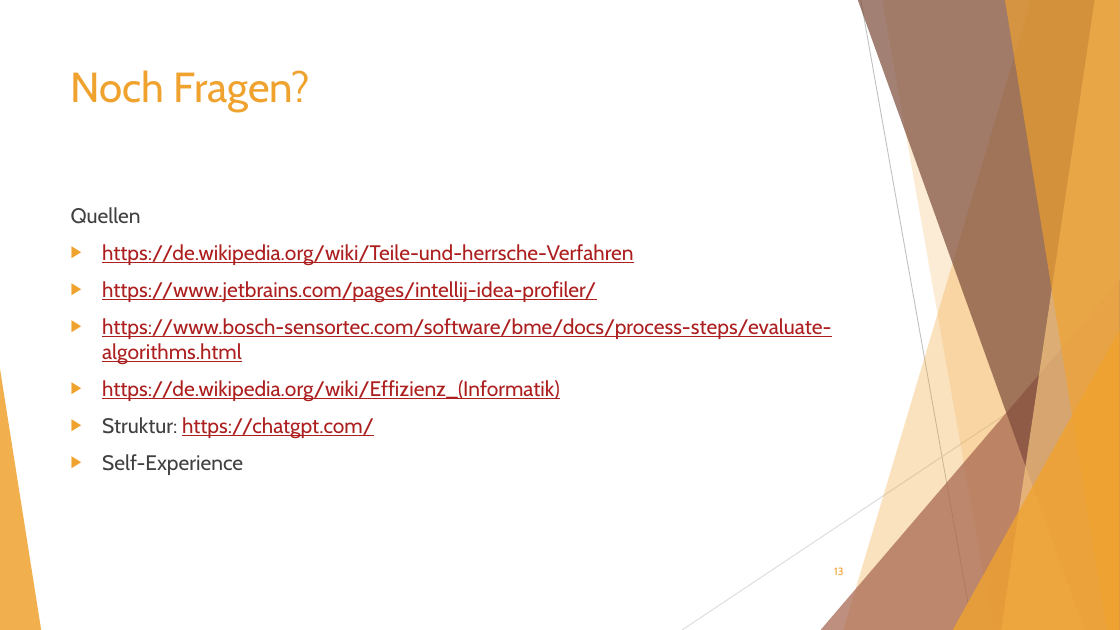
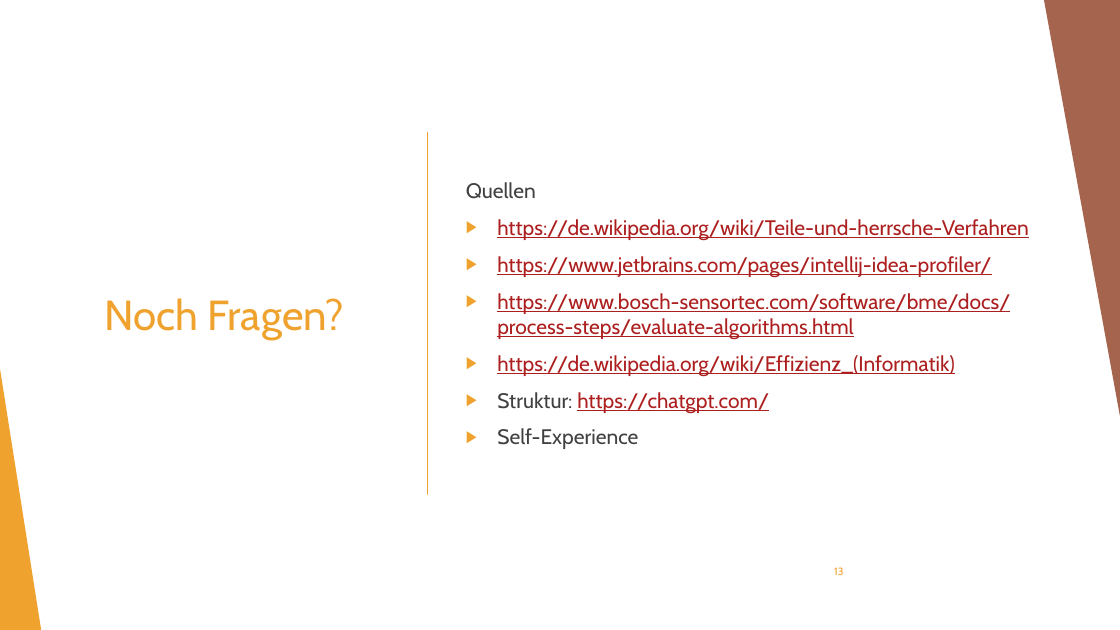
Before and after one commit to teremunart/school-fia, a slide deck: slide 13 of Ausbildung/Wie kann ich bewerten, ob mein Algorithmus performant ist/Wie kann ich bewerten, ob mein Algorithmus performant ist.pptx. Drawn at 1120x630 pixels with LibreOffice and Linux fonts; fonts in the diff are those of the drawing. Boxes give left, top, right and bottom in pixels: in the first picture for what was removed or moved away, otherwise in the second. Text is boxed around its words. In the diff, an @@ line names an element or a change of style, - is before the commit and + after.

```diff
--- a/Ausbildung/Wie kann ich bewerten, ob mein Algorithmus performant ist/Wie kann ich bewerten, ob mein Algorithmus performant ist.pptx
+++ b/Ausbildung/Wie kann ich bewerten, ob mein Algorithmus performant ist/Wie kann ich bewerten, ob mein Algorithmus performant ist.pptx
@@ rectangle added at bbox=[0, 0, 1120, 630], fill #FFFFFF @@
@@ triangle added at bbox=[1044, 0, 1120, 424], fill #A5644E @@
@@ title "Noch Fragen?" at bbox=[104, 298, 344, 340]: vertical alignment top to middle @@
@@ title "Noch Fragen?": place and size @@
-title "Noch Fragen?" at bbox=[71, 70, 310, 112]
+title "Noch Fragen?" at bbox=[104, 298, 344, 340]
@@ text "Quellen": place and size @@
-text "Quellen" at bbox=[71, 207, 831, 475]
+text "Quellen" at bbox=[466, 182, 1029, 449]
@@ text "Quellen" at bbox=[466, 182, 1029, 449]: vertical alignment top to middle @@
@@ line added from (428, 133) to (428, 494), #F0A22E 1 pt @@
@@ triangle added at bbox=[0, 369, 41, 630], fill #F0A22E @@
@@ page number at bbox=[834, 567, 843, 575]: more space between paragraphs @@
```
Also in this commit, not shown: 1 other slide changed, 9 other files.
